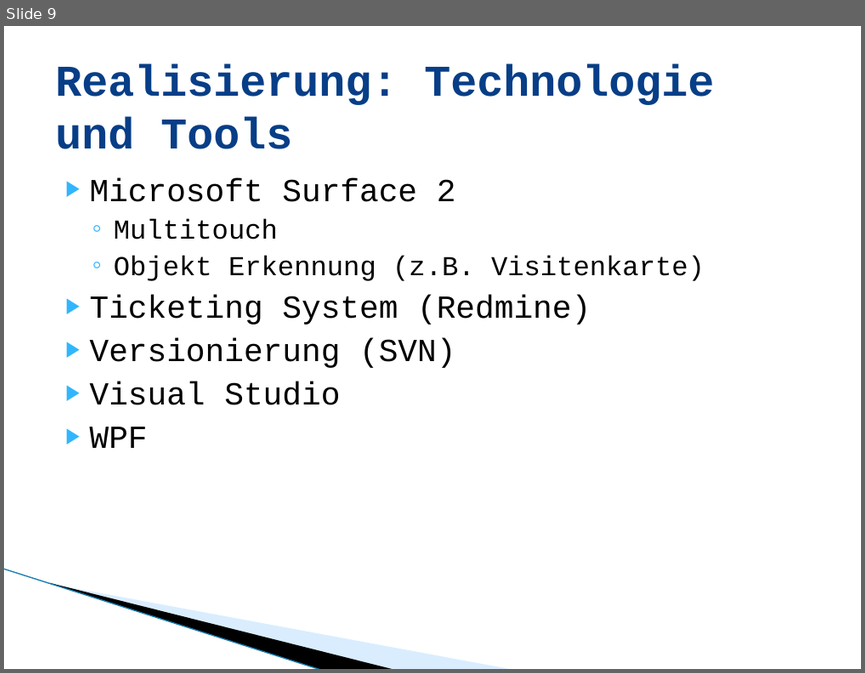
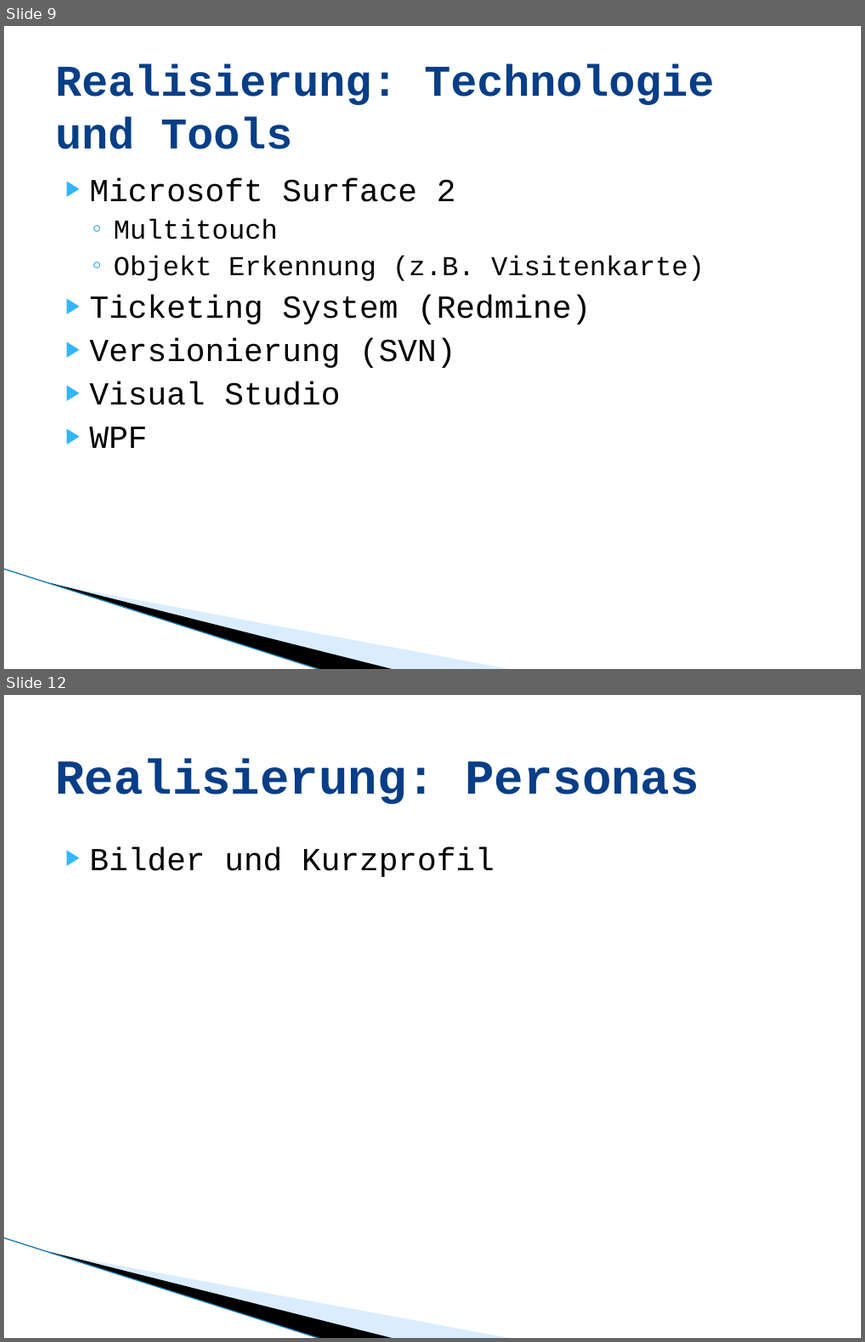
Before and after one commit to lukaselmer/student-thesis-flip, a slide deck: doc/media/flip_zuehlke_praesentation.pptx. Shown one above the other, each under a label of ours: slide 9 before the commit, slides 9 and 12 after it; the slides between them are not shown. The pictures are 865x673 and 865x1342 pixels, drawn with LibreOffice and Linux fonts; fonts in the diff are those of the drawing; background and template pictures are left out. Boxes give left, top, right and bottom in pixels: in the first picture for what was removed or moved away, otherwise in the second. Text is boxed around its words. In the diff, an @@ line names an element or a change of style, - is before the commit and + after.

```diff
--- a/doc/media/flip_zuehlke_praesentation.pptx
+++ b/doc/media/flip_zuehlke_praesentation.pptx
@@ slide 12 added at bbox=[4, 695, 861, 1338], background #FFFFFF; not listed: 3 template elements that a slide beside it also shows @@
@@ title added at bbox=[55, 758, 698, 804], 41 pt, text #073E87, bold @@
+Realisierung: Personas
@@ text added at bbox=[90, 847, 494, 877], 27 pt, text #000000 @@
+▶ Bilder und Kurzprofil
```
Also in this commit, not shown: 5 slides changed, 10 other slides added, 2 slides removed.
